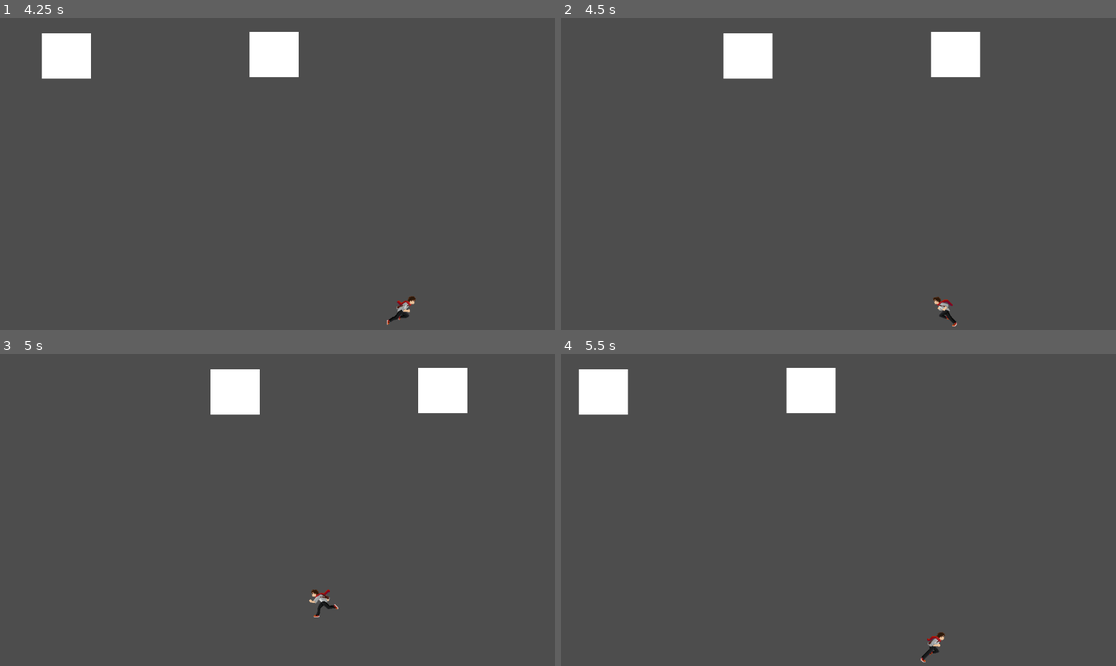
Above: before the commit, frames 1-4 (two rows, left to right).
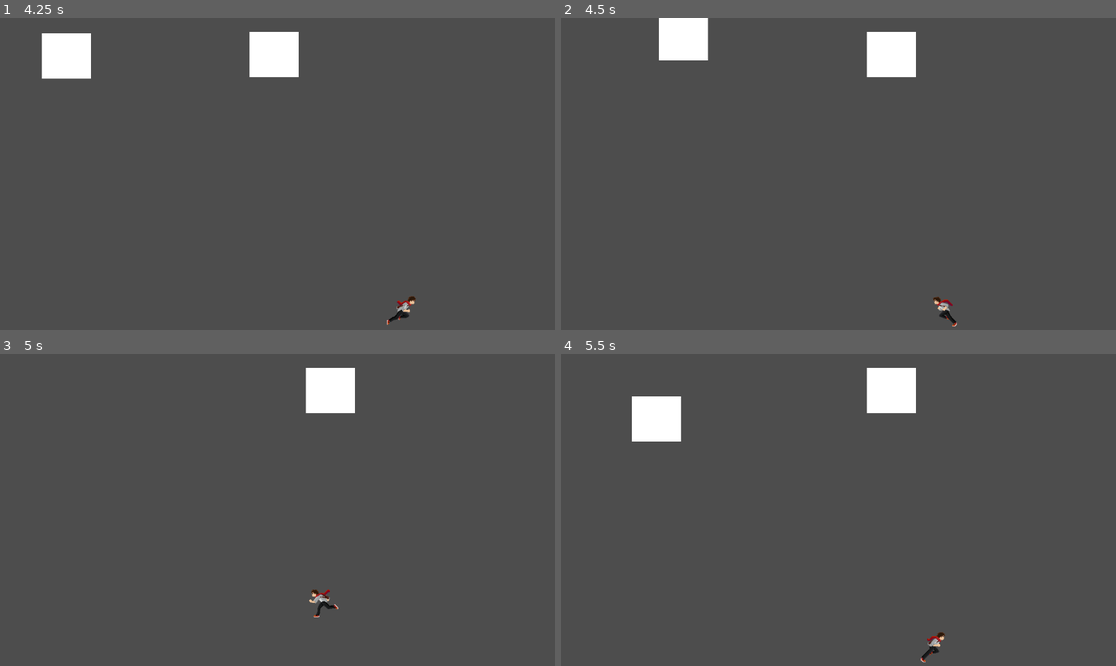
Above: after the commit, the same moments.

Repository: GuilhermeBisse/Tower-of-Death
Game: Godot game, scene res://Scenes/boss_room.tscn
Two runs of this game, one before a commit and one after it. Both use one fixed random seed, a clock stepped at 60 frames per second and the inputs below. This scene is started directly instead of the project's main scene.
Inputs:
- Up to frame 1 (4.25 s): hold D (right) 0.53-2.03 s; tap J (attack) every 0.75 s from 0.6 to 3.6 s; tap Space (jump) at 0.77, 1.52, 3.02, 3.77 s; hold A (left) 2.03-2.78 s; hold D (right) from 2.78 s (still down)
- Up to frame 2 (4.5 s): release D (right) at 4.28 s; hold A (left) from 4.28 s (still down); tap J (attack) at 4.35 s
- Up to frame 3 (5 s): keep holding A (left); tap Space (jump) at 4.52 s
- Up to frame 4 (5.5 s): release A (left) at 5.03 s; hold D (right) from 5.03 s (still down); tap J (attack) at 5.1 s

Frame 1 is identical in both runs. In frame 2, 5.1% of the frame differs, in the area x 17-76%, y 0-20%; in frame 3, 3.9%; in frame 4, 5.2%, in the area x 3-64%, y 4-29%.
Error before the commit: Invalid operands 'float' and 'String' in operator '<'. (res://Scripts/Idle.gd:26)

Commit message:
Markov chain ready to show + wave concept

Diff:
--- /dev/null
+++ b/Prefabs/wave.tscn
@@ -0,0 +1,6 @@
+[gd_scene format=3 uid="uid://bb1h7k4kk1f4o"]
+
+[node name="Wave" type="Area2D"]
+
+[node name="CollisionPolygon2D" type="CollisionPolygon2D" parent="."]
+polygon = PackedVector2Array(-1, 1, -115, 1, -113, -121, -98, -37, -87, -22)
--- a/Scripts/Idle.gd
+++ b/Scripts/Idle.gd
@@ -4,9 +4,10 @@
 var rng
 var is_attacking = false
 var attacks = ["SincPunch", "RightPunch", "LeftPunch", "LeftPush", "RightPush", "PressAttack"];
-var penalty = (100 / attacks.size()) / 4
-var attack_chance = [(100 / attacks.size()),100 / attacks.size(),100 / attacks.size(),100 / attacks.size(),100 / attacks.size(),100 / attacks.size()]
+var attack_chance = [(100 / attacks.size()),(100 / attacks.size()),(100 / attacks.size()),(100 / attacks.size()),(100 / attacks.size()),(100 / attacks.size())]
 
+func _ready():
+	print(attack_chance.size())
 func enter():
 	randomize()
 	super.enter()
@@ -23,35 +24,29 @@
 func transition():
 	if is_attacking:
 		var choice = randf_range(1,100)
-		if choice >= 0 and choice < attacks[0]:
-			get_parent().change_state("SincPunch")
-			attacks[0]-= penalty
-			for a in attack_chance:
-				if a==0:
-					continue
-				attack_chance[a]+=(penalty/attack_chance.size() - 1)
-		elif choice >= attack_chance[0] and choice < attack_chance[0] + attack_chance[1]:
-			get_parent().change_state("SincPunch")
-			attack_chance[1]-= penalty
-			for a in attack_chance:
-				if a==1:
-					continue
-				attack_chance[a]+=(penalty/attack_chance.size() - 1)
-		elif choice >= attack_chance[0] + attack_chance[1] and choice < attack_chance[0] + attack_chance[1] + attack_chance[3]:
-			get_parent().change_state("SincPunch")
-			attack_chance[2]-= penalty
-			for a in attack_chance:
-				if a==2:
-					continue
-				attack_chance[a]+=(penalty/attack_chance.size() - 1)
+		var chance_changed = false
+		var current_chance = 0
+		var attack
+		var chance_removed
+		print("attack chance size : ", attack_chance.size())
+		#check for which attack is and remove its chance
+		for c in range(attack_chance.size()):
+			current_chance+=attack_chance[c]
+			if choice < current_chance and not chance_changed:
+				attack = attacks[c]
+				chance_removed = attack_chance[c]/2
+				attack_chance[c]-=attack_chance[c]/2
+				chance_changed = true
+				print(attacks[c]," : ", attack_chance[c])
+		print("Current total chance: ", current_chance)
+		#add to the other attack the chance that was removed, and remove the integer error.
+		for i in range(attack_chance.size()):
+			attack_chance[i] -= (current_chance-100)/attack_chance.size()
+			if attacks[i] != attack:
+				print(attacks[i]," : ", attack_chance[i])
+				attack_chance[i]+=chance_removed/attack_chance.size() + 1
+		get_parent().change_state(attack)
 
-		elif choice >= attack_chance[0] + attack_chance[1] and choice < attack_chance[0] + attack_chance[1] + attack_chance[3]:
-			get_parent().change_state("SincPunch")
-			attack_chance[3]-= penalty
-			for a in attack_chance:
-				if a==3:
-					continue
-				attack_chance[a]+=(penalty/attack_chance.size() - 1)
 
 func exit():
 	super.exit()
